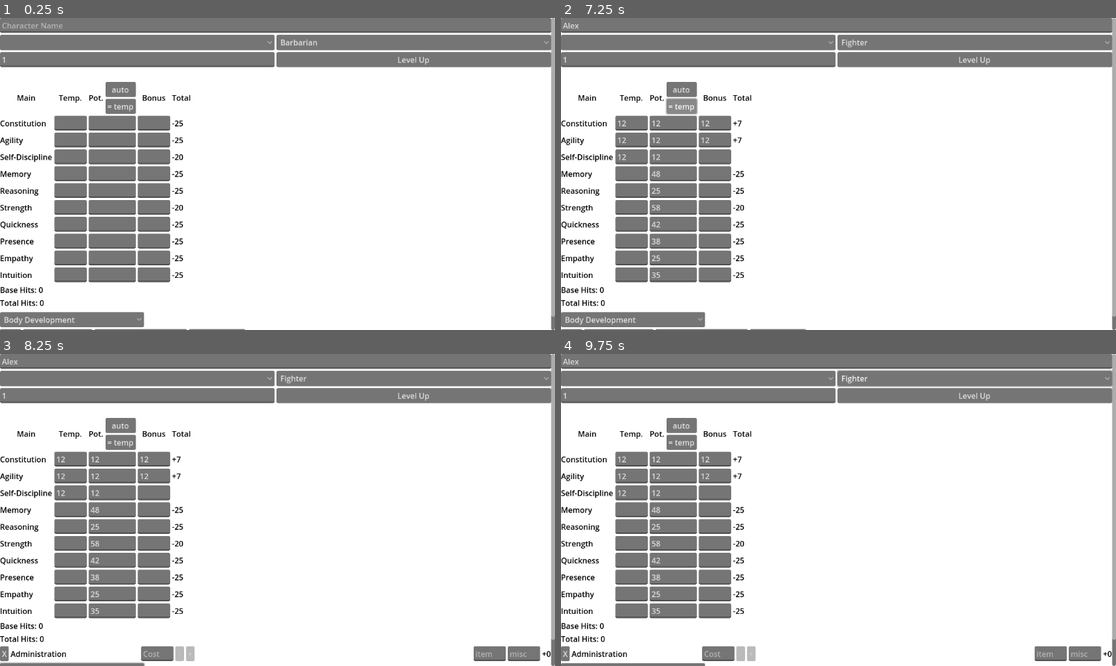
Above: before the commit, frames 1-4 (two rows, left to right).
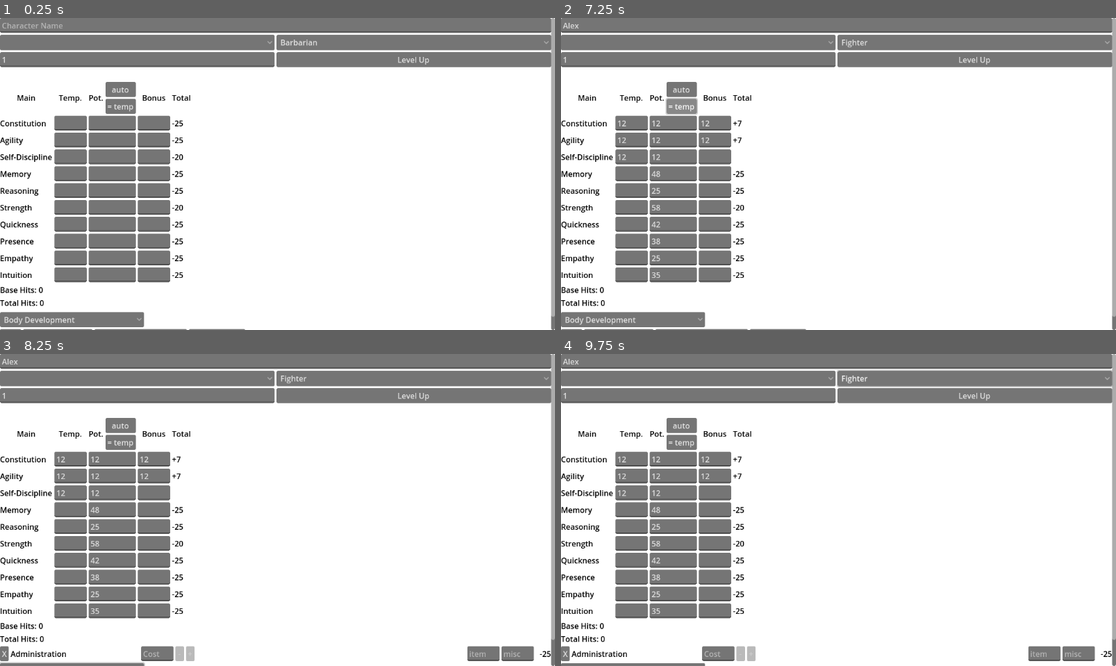
Above: after the commit, the same moments.

Repository: the-alex-g/RMCalculator
Game: Godot game, scene res://main/main.tscn
The game is run twice, just before and just after one commit, with the same random seed, the same clock (stepped at 60 frames per second) and the same inputs.
Inputs (mouse positions are in pixels of both pictures, inside the frame that each line leads up to):
- Up to frame 1 (0.25 s): no input
- Up to frame 2 (7.25 s): click (838, 24) at 0.52 s; type "Alex" at 0.6 s; click (633, 124) at 0.75 s; type "12" at 0.83 s; click (672, 124) at 0.98 s; type "12" at 1.07 s; click (716, 124) at 1.27 s; type "12" at 1.35 s; click (633, 139) at 1.5 s; type "12" at 1.58 s; click (672, 139) at 1.73 s; type "12" at 1.82 s; click (716, 139) at 2.02 s; type "12" at 2.1 s; click (633, 158) at 2.25 s; type "12" at 2.33 s; click (672, 158) at 2.48 s; type "12" at 2.57 s; click (699, 42) at 2.75 s; click "Barbarian" at 3.5 s; click "Level Up" at 4.25 s; click "Fighter" at 5 s; click "auto" at 5.75 s; click "= temp" at 6.5 s
- Up to frame 3 (8.25 s): click "Body Development" at 7.25 s; click (138, 378) at 8 s
- Up to frame 4 (9.75 s): click "Fighter" at 8.75 s; click "Level Up" at 9.5 s

Frames 1-2 are identical in both runs. In frame 3, 0.2% of the frame differs, in the area x 84-100%, y 93-99%; in frame 4, 0.2%.

Commit message:
Clear skills before loading new ones, fix other problems

Diff:
--- a/project/characters/nuquerna.cfg
+++ b/project/characters/nuquerna.cfg
@@ -1,6 +1,4 @@
 [character]
-
-hits=Vector3i(86, 15, 10)
 
 stats={
 "Agility": {
@@ -58,15 +56,7 @@
 race="High Man"
 level=22
 class="Scholar"
-
-[languages]
-
-"Westron"=Vector2i(8,9)
-"Numenorean"=Vector2i(8,9)
-"Quenya"=Vector2i(3,7)
-"Sindarin"=Vector2i(8,9)
-"Deep Hobbit"=Vector2i(3,5)
-"Dwarvish"=Vector2i(2,2)
+hits=Vector3i(86, 15, 15)
 
 [skills]
 
@@ -292,3 +282,9 @@
 "misc_bonus": 0,
 "rank": 3
 }
+"Power Point Development"={
+"cost": "5",
+"item_bonus": 0,
+"misc_bonus": 0,
+"rank": 4
+}
--- a/project/hits/hits.gd
+++ b/project/hits/hits.gd
@@ -14,8 +14,8 @@
 	_update_display()
 
 
-func get_save_data() -> Vector2i:
-	return Vector2i(_upgrade_value(), rank)
+func get_save_data() -> Vector3i:
+	return Vector3i(_upgrade_value(), rank, bonus)
 
 
 func upgrade(new_rank: int, new_bonus: int) -> void:
--- a/project/main/main.tscn
+++ b/project/main/main.tscn
@@ -101,13 +101,17 @@
 offset_right = 0.0
 grow_horizontal = 2
 
-[connection signal="item_selected" from="EditScreen/Body/CharacterOptions/RaceList" to="EditScreen" method="_on_race_list_item_selected"]
-[connection signal="item_selected" from="EditScreen/Body/CharacterOptions/ClassList" to="EditScreen" method="_on_class_list_item_selected"]
-[connection signal="text_changed" from="EditScreen/Body/CharacterOptions/Level" to="EditScreen" method="_on_level_text_changed"]
-[connection signal="pressed" from="EditScreen/Body/CharacterOptions/LevelUpButton" to="EditScreen" method="_on_level_up_button_pressed"]
-[connection signal="bonuses_changed" from="EditScreen/Body/StatField" to="EditScreen" method="_on_stat_field_bonuses_changed"]
-[connection signal="body_dev_upgraded" from="EditScreen/Body/SkillContainer" to="EditScreen" method="_on_skill_container_body_dev_upgraded"]
-[connection signal="dev_points_updated" from="EditScreen/Body/SkillContainer" to="EditScreen" method="_on_skill_container_dev_points_updated"]
+[connection signal="class_changed" from="." to="EditScreen/Body/SkillContainer" method="_on_main_class_changed"]
+[connection signal="level_changed" from="." to="EditScreen/Body/SkillContainer" method="_on_main_level_changed"]
+[connection signal="level_up_finished" from="." to="EditScreen/Body/SkillContainer" method="_on_main_level_up_finished"]
+[connection signal="race_changed" from="." to="EditScreen/Body/StatField" method="_on_main_race_changed"]
+[connection signal="item_selected" from="EditScreen/Body/CharacterOptions/RaceList" to="." method="_on_race_list_item_selected"]
+[connection signal="item_selected" from="EditScreen/Body/CharacterOptions/ClassList" to="." method="_on_class_list_item_selected"]
+[connection signal="text_changed" from="EditScreen/Body/CharacterOptions/Level" to="." method="_on_level_text_changed"]
+[connection signal="pressed" from="EditScreen/Body/CharacterOptions/LevelUpButton" to="." method="_on_level_up_button_pressed"]
+[connection signal="bonuses_changed" from="EditScreen/Body/StatField" to="." method="_on_stat_field_bonuses_changed"]
+[connection signal="body_dev_upgraded" from="EditScreen/Body/SkillContainer" to="." method="_on_skill_container_body_dev_upgraded"]
+[connection signal="dev_points_updated" from="EditScreen/Body/SkillContainer" to="." method="_on_skill_container_dev_points_updated"]
 [connection signal="pressed" from="EditScreen/Body/EditOptions/SaveButton" to="." method="_on_save_button_pressed"]
 [connection signal="pressed" from="EditScreen/Body/EditOptions/OpenButton" to="." method="_on_open_button_pressed"]
 [connection signal="pressed" from="EditScreen/Body/EditOptions/MakeNewButton" to="." method="_on_make_new_button_pressed"]
--- a/project/output/print.gd
+++ b/project/output/print.gd
@@ -83,9 +83,10 @@
 			skill_bonus_container.add_element(_get_label(str(rank_bonus)))
 
 			var stat_bonus := 0
-			for stat in skill.stats:
-				stat_bonus += stat_bonuses[STAT_NAMES[stat]]
-			stat_bonus /= skill.stats.size()
+			if skill.stats.size() > 0:
+				for stat in skill.stats:
+					stat_bonus += stat_bonuses[STAT_NAMES[stat]]
+				stat_bonus /= skill.stats.size()
 			skill_bonus_container.add_element(_get_label(str(floor(stat_bonus))))
 
 			var label := Label.new()
--- a/project/output/print.tscn
+++ b/project/output/print.tscn
@@ -148,6 +148,11 @@
 
 [node name="Hits" type="Label" parent="ScrollContainer/PrintBody/HBoxContainer/VBoxContainer"]
 layout_mode = 2
+text = "Total Hits:"
+
+[node name="PowerPoints" type="Label" parent="ScrollContainer/PrintBody/HBoxContainer/VBoxContainer"]
+layout_mode = 2
+text = "Power Points:"
 
 [node name="Control" type="Control" parent="ScrollContainer/PrintBody"]
 custom_minimum_size = Vector2(0, 10)
--- a/project/skills/skill_container.gd
+++ b/project/skills/skill_container.gd
@@ -573,7 +573,8 @@
 	Skill.new("Set Traps", [RE, AG], "Subterfuge"),
 	Skill.new("Stalking and Hiding", [AG, SD], "Subterfuge"),
 	Skill.new("Trap-Building", [RE, EM], "Subterfuge"),
-	Skill.new("Trickery", [PR, QU], "Subterfuge")
+	Skill.new("Trickery", [PR, QU], "Subterfuge"),
+	Skill.new("Power Point Development", [], "Magical"),
 ]
 static var skill_dict := {}
 var _dev_points := 0 :
@@ -620,10 +621,13 @@
 
 
 func _get_stat_bonus(stat_list : Array) -> int:
-	var bonus := 0.0
-	for stat in stat_list:
-		bonus += stats.get_or_add(stat, 0)
-	return floori(bonus / stat_list.size())
+	if stat_list.size() > 0:
+		var bonus := 0.0
+		for stat in stat_list:
+			bonus += stats.get_or_add(stat, 0)
+		return floori(bonus / stat_list.size())
+	else:
+		return 0
 
 
 func _add_skill(skill_name: String) -> SkillEntry:
@@ -678,6 +682,11 @@
 
 
 func load_from(data:Dictionary) -> void:
+	for skill_field in _skill_container.get_children():
+		skill_field.queue_free()
+
+	await get_tree().process_frame
+
 	for skill_name : String in data:
 		var skill_field := _add_skill(skill_name)
 		skill_field.load_from(data[skill_name])
--- a/project/skills/skill_entry.gd
+++ b/project/skills/skill_entry.gd
@@ -19,7 +19,13 @@
 var total_bonus := 0 :
 	set(value):
 		total_bonus = value
-		_bonus_label.text = "%s%d" % ["" if total_bonus < 0 else "+", total_bonus]
+		var bonus_prefix := ""
+		if total_bonus > 0:
+			bonus_prefix += "+"
+		var text := "%s%d" % [bonus_prefix, total_bonus]
+		for x in 4 - text.length():
+			text = "  " + text
+		_bonus_label.text = text
 var levels := 0
 var _dev_points := 0 :
 	set(value):
